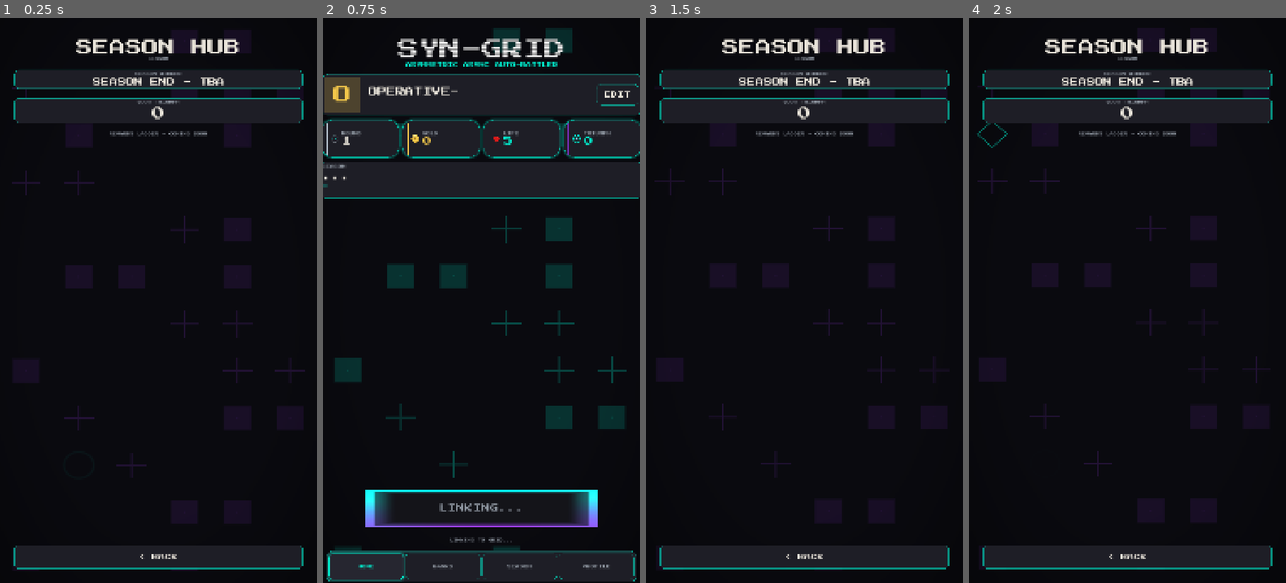
Above: before the commit, frames 1-4 (left to right).
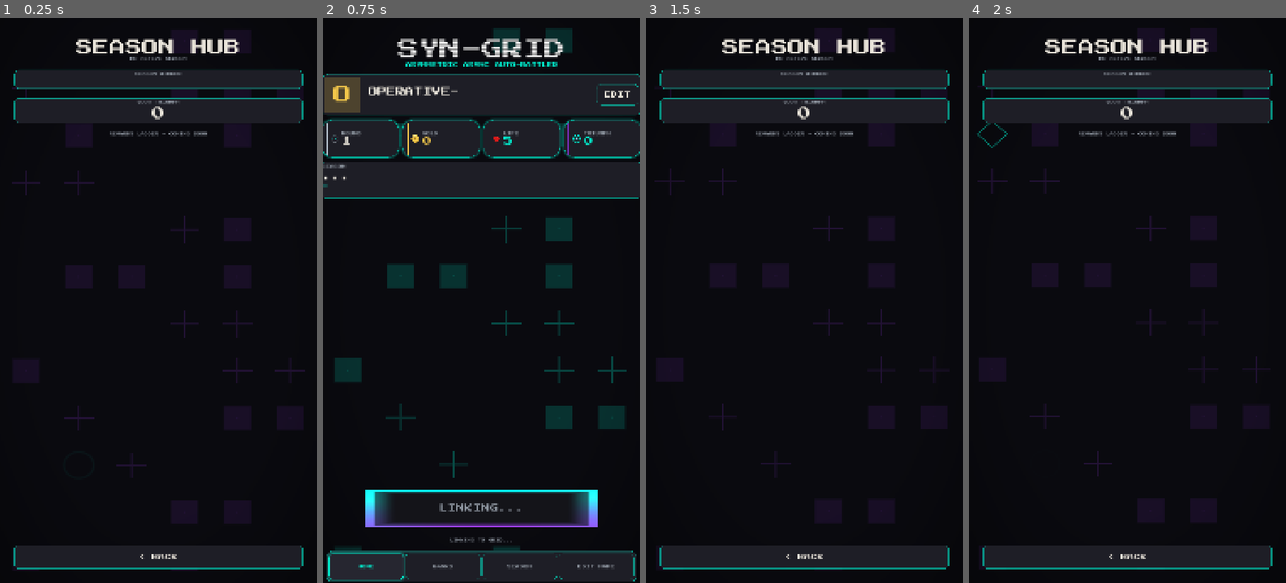
Above: after the commit, the same moments.

Repository: nomotomo/syn-grid-client
Game: Godot game, scene res://scenes/season_hub/SeasonHubPreviewHarness.tscn
Two runs of this game, one before a commit and one after it. Both use one fixed random seed, a clock stepped at 60 frames per second and the inputs below. This scene is started directly instead of the project's main scene. Sound files missing from this copy of the repository are replaced by a short silence.
Inputs:
- Up to frame 1 (0.25 s): no input
- Up to frame 2 (0.75 s): click "< BACK" at 0.5 s
- Up to frame 3 (1.5 s): click "SEASON" at 1.25 s
- Up to frame 4 (2 s): no input

The runs differ from the first frame. In frame 1, 0.4% of the frame differs, in the area x 29-71%, y 6-12%; in frame 2, less than 0.1%; in frame 3, 0.4%; in frame 4, 0.4%.

Commit message:
Wire SeasonHub to GameState.season and rename PROFILE nav tab.
SeasonHub was stuck on fallback literals because it read nonexistent GameState fields; it now uses the season dict MainMenu already populates. The bottom nav tab is renamed EDIT NAME to match its callsign popover behavior.

Co-authored-by: Cursor <cursoragent@cursor.com>

Diff:
--- a/scenes/main_menu/MainMenu.tscn
+++ b/scenes/main_menu/MainMenu.tscn
@@ -311,4 +311,4 @@
 size_flags_horizontal = 3
 custom_minimum_size = Vector2(0, 88)
 theme_override_font_sizes/font_size = 14
-text = "PROFILE"
+text = "EDIT NAME"
--- a/scenes/season_hub/SeasonHub.gd
+++ b/scenes/season_hub/SeasonHub.gd
@@ -6,8 +6,7 @@
 # rewards ladder that Phase C9+ will populate. Non-interactive for now
 # beyond the BACK button - safe to ship as a "COMING SOON" preview.
 #
-# Contract: reads GameState.current_season_name, GameState.season_end_ts,
-# GameState.triumph_count. Never mutates state; the real Season Hub
+# Contract: reads GameState.season, GameState.triumph_count. Never mutates state; the real Season Hub
 # gameplay will land with the server's season endpoints in a later phase.
 
 @onready var _back_btn: Button = %BackButton
@@ -30,18 +29,19 @@
 	add_child(_tick_timer)
 
 func _refresh() -> void:
-	var season_name := String(GameState.get("current_season_name")) if "current_season_name" in GameState else "SEASON"
-	if season_name == "":
-		season_name = "SEASON"
-	_season_name.text = season_name.to_upper()
+	if GameState.season.is_empty():
+		_season_name.text = "NO ACTIVE SEASON"
+		_season_timer.text = ""
+	else:
+		_season_name.text = String(GameState.season.get("name", "")).to_upper()
+		_season_timer.text = _format_countdown()
 	_triumph_value.text = str(GameState.triumph_count)
-	_season_timer.text = _format_countdown()
 	_rewards_note.text = "REWARDS LADDER - COMING SOON"
 
 func _format_countdown() -> String:
-	if not "season_end_ts" in GameState:
+	var end_ts: int = int(GameState.season.get("ends_at_unix", 0))
+	if end_ts == 0:
 		return "SEASON END - TBA"
-	var end_ts := int(GameState.get("season_end_ts"))
 	var now_ts := int(Time.get_unix_time_from_system())
 	var remaining: int = max(0, end_ts - now_ts)
 	if remaining <= 0:
--- a/scenes/season_hub/SeasonHubPreviewHarness.gd
+++ b/scenes/season_hub/SeasonHubPreviewHarness.gd
@@ -12,10 +12,12 @@
 	if screenshot_path == "":
 		return
 	# Inject fake season/triumph state so the scaffold hydrates.
-	if "current_season_name" in GameState:
-		GameState.set("current_season_name", "SEASON XII - EMBER")
-	if "season_end_ts" in GameState:
-		GameState.set("season_end_ts", int(Time.get_unix_time_from_system()) + 3 * 86400 + 5 * 3600)
+	GameState.season = {
+		"season_id": 12,
+		"name": "Season XII - Ember",
+		"ends_at_unix": int(Time.get_unix_time_from_system()) + 3 * 86400 + 5 * 3600,
+		"caller_rank": 42,
+	}
 	GameState.triumph_count = 128
 	hub._refresh()
 	for _i in 30:
